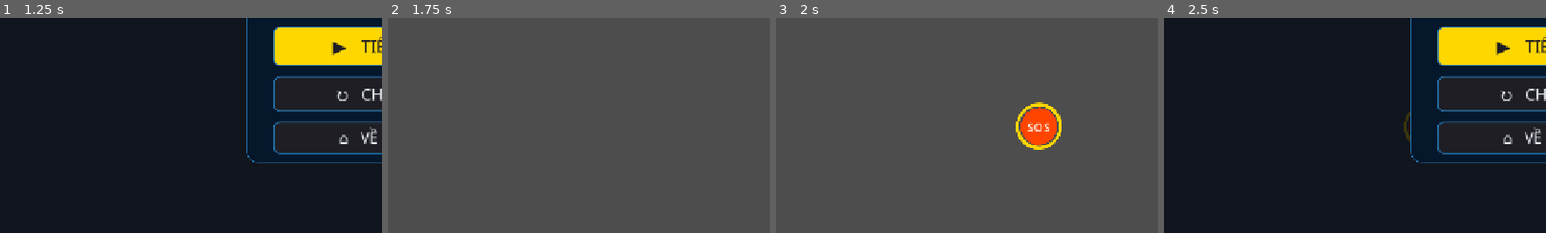
Above: before the commit, frames 1-4 (left to right).
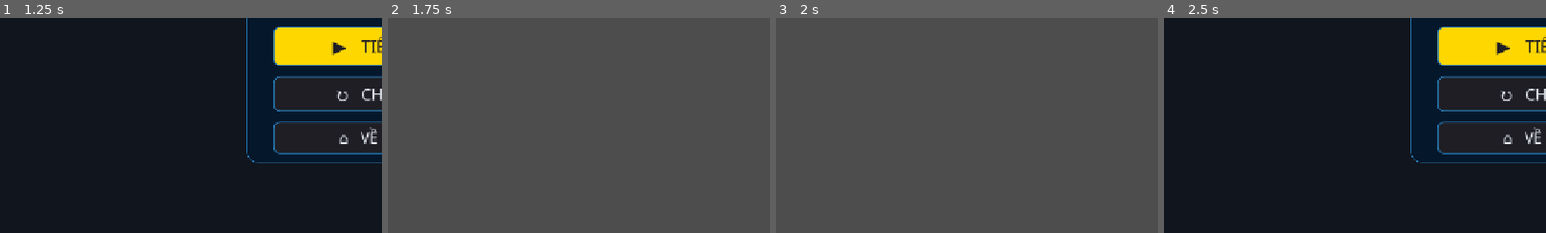
Above: after the commit, the same moments.

Repository: Phiadz/mini-rescue
Game: Godot game, scene res://tests/test_game_auto.tscn
Same seed, same stepped clock (60 frames per second), same inputs: the game is played once before the commit and once after it. This scene is started directly instead of the project's main scene.
Inputs (mouse positions are % of the whole screen's width and height, from its top left):
- Up to frame 1 (1.25 s): click "Ⅱ" at 0.5 s
- Up to frame 2 (1.75 s): click "▶ TIẾP TỤC" at 1.25 s
- Up to frame 3 (2 s): no input
- Up to frame 4 (2.5 s): tap Enter at 2, 2.1 s; move the mouse to (72, 45) at 2.02 s; hold Right from 2.03 s (still down); click (72, 45) at 2.17 s; tap Space at 2.27 s; tap Keypad Enter at 2.3 s
The pictures show only the part of the screen within x 0-50%, y 41-91%; the shares and areas given below are measured in that part.

Frames 1-2 are identical in both runs. In frame 3, 1.9% of the frame differs, in the area x 62-75%, y 39-62%; in frame 4, 0.1%.

Commit message:
game: thêm exit_to_menu, test cô lập khỏi SOS thật
- GameManager.exit_to_menu(): bỏ ván dở, dừng cây scene, chuyển về MENU và phát
  game_state_changed(MENU). Thay cho cách ghép tạm resume -> restart -> pause của UI,
  vốn làm ván mới tự chạy ngầm sau menu.
- test_game_auto: tắt sinh SOS của RescueManager mỗi đợt để chỉ còn SOS giả của test;
  thêm 5 kiểm tra cho exit_to_menu (47 kiểm tra).

Diff:
--- a/autoload/game_manager.gd
+++ b/autoload/game_manager.gd
@@ -84,6 +84,16 @@
 
 func restart() -> void:
 	start_game()  # start_game tự đặt lại mọi bộ đếm
+
+
+# Bỏ ván đang dở để về menu chính. Cây scene bị dừng để lũ, SOS, xe của ván dở đứng yên
+# phía sau menu; start_game() sẽ bỏ dừng và đặt lại mọi module.
+func exit_to_menu() -> void:
+	if state == Types.GameState.MENU:
+		return
+	_score_system.enabled = false
+	get_tree().paused = true
+	_set_state(Types.GameState.MENU)
 
 
 func choose_reward(reward: int) -> void:
--- a/tests/test_game_auto.gd
+++ b/tests/test_game_auto.gd
@@ -28,6 +28,7 @@
 	await _test_lose()
 	await _test_lose_in_break()
 	await _test_pause()
+	await _test_exit_to_menu()
 	print('\nKết quả: %d đạt, %d trượt' % [_passed, _failed])
 	get_tree().quit(1 if _failed > 0 else 0)
 
@@ -170,6 +171,34 @@
 	_check(GameManager.state == Types.GameState.WAVE_BREAK, 'tạm dừng lúc nghỉ, tiếp tục thì về WAVE_BREAK')
 
 
+func _test_exit_to_menu() -> void:
+	print('\n== Về menu giữa ván')
+	_events.clear()
+	GameManager.restart()
+	await _wait_until(func(): return _count('wave_started') > 0)
+	await _wait_frames(30)
+	GameManager.pause_game()
+	GameManager.exit_to_menu()
+	_check(GameManager.state == Types.GameState.MENU
+			and _last('game_state_changed') == ['game_state_changed', Types.GameState.MENU],
+			'exit_to_menu: về MENU và phát game_state_changed(MENU)')
+	var t := GameManager.get_time_survived()
+	var failed := GameManager.get_failed_count()
+	await _wait_frames(120)
+	_check(get_tree().paused and is_equal_approx(GameManager.get_time_survived(), t),
+			'ở menu, ván dở đứng yên (cây scene dừng, đồng hồ không chạy)')
+	_fake_fail()
+	_check(GameManager.get_failed_count() == failed and _count('game_lost') == 0,
+			'ở menu, SOS thất bại không được tính')
+	_press(KEY_ESCAPE)
+	await _wait_frames(2)
+	_check(GameManager.state == Types.GameState.MENU, 'ở menu, phím Esc không có tác dụng')
+	_events.clear()
+	await GameManager.start_game()
+	_check(GameManager.state == Types.GameState.PLAYING and not get_tree().paused
+			and _count('game_started') == 1, 'từ menu bấm Chơi thì bắt đầu ván mới')
+
+
 func _listen() -> void:
 	EventBus.game_started.connect(func(): _events.append(['game_started']))
 	EventBus.game_state_changed.connect(func(s): _events.append(['game_state_changed', s]))
@@ -182,6 +211,9 @@
 	EventBus.failed_changed.connect(func(c, m): _events.append(['failed_changed', c, m]))
 	EventBus.game_won.connect(func(st): _events.append(['game_won', st]))
 	EventBus.game_lost.connect(func(st): _events.append(['game_lost', st]))
+	# C bật sinh SOS khi nghe wave_started; tắt lại để chỉ còn SOS giả của test.
+	# RescueManager là autoload nên đã connect trước, hàm này chạy sau nó.
+	EventBus.wave_started.connect(func(_i): RescueManager.set_spawning(false))
 
 
 func _check(ok: bool, label: String) -> void:
